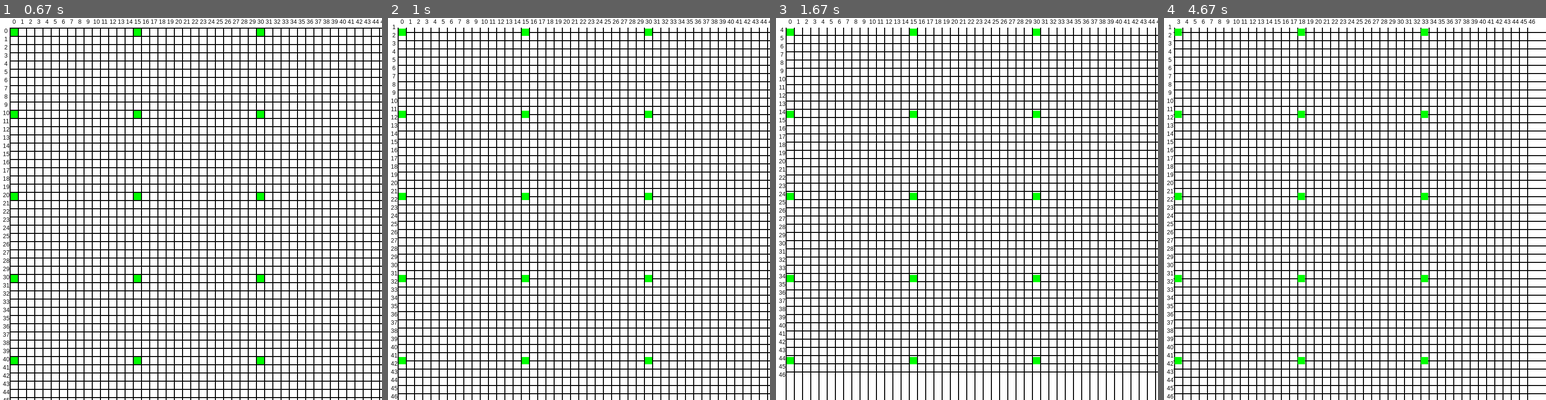
Above: before the commit, frames 1-4 (left to right).
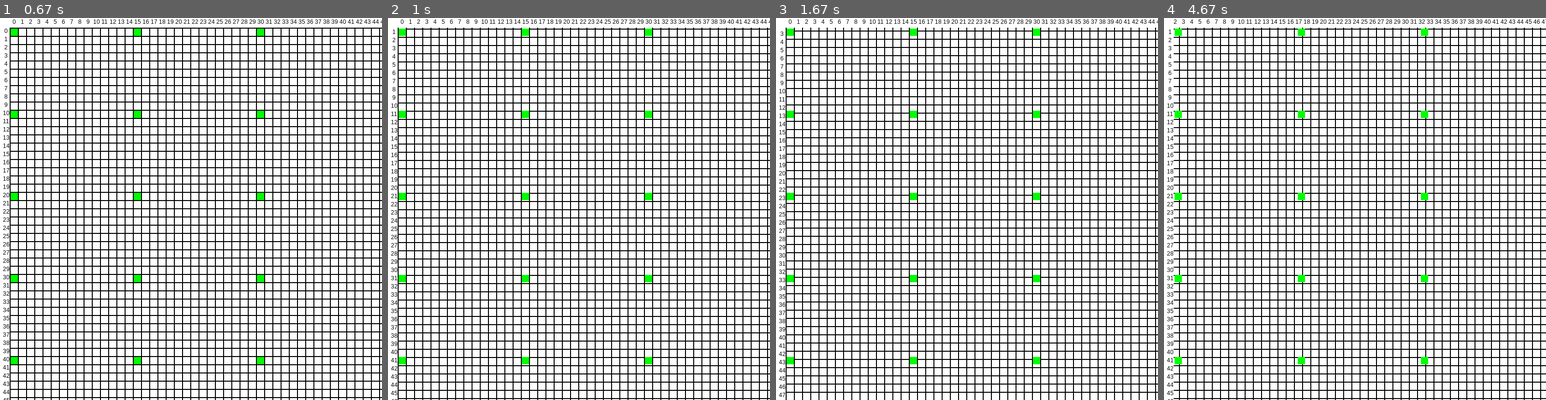
Above: after the commit, the same moments.

Repository: Archanciel/Learning_Pygame
Game: pygame game, started from draw_grid/main.py
The game is run twice, just before and just after one commit, with the same random seed, the same clock (stepped at 60 frames per second) and the same inputs.
Inputs (mouse positions are in pixels of both pictures, inside the frame that each line leads up to):
- Up to frame 1 (0.67 s): hold Right from 0.33 s (still down); move the mouse to (175, 224) at 0.37 s
- Up to frame 2 (1 s): release Right at 0.8 s; hold Up from 0.83 s (still down); move the mouse to (701, 197) at 0.87 s
- Up to frame 3 (1.67 s): release Up at 1.3 s
- Up to frame 4 (4.67 s): hold Left 1.83-2.37 s; hold Down 2.4-2.7 s; hold Left 2.73-3.13 s; hold Up 3.17-3.53 s; hold Right 3.57-4.2 s; hold Down 4.23-4.6 s; hold Left from 4.63 s (still down)

Frame 1 is identical in both runs. In frame 2, 20% of the frame differs, in the area x 0-100%, y 1-100%; in frame 3, 19%; in frame 4, 38%, in the area x 0-100%, y 0-100%.

Commit message:
vert and horz scroll ok

Diff:
--- a/draw_grid/grid.py
+++ b/draw_grid/grid.py
@@ -55,7 +55,10 @@
         else:
             gridCoordMargin = 0
 
-        for li in range(self.lineNb + 1): #+1 since the bottom most margin needs to be drawn !
+        maxDrawnedLineNumber = self.lineNb + 1
+        li = 0
+
+        while li < maxDrawnedLineNumber:
             liCoord = gridCoordMargin + self.gridOffsetY + li * (self.cellSize + GRID_LINE_WIDTH)
 
             if self.drawAxisLabel:
@@ -69,11 +72,18 @@
                 else:
                     self.surface.blit(text, (0, liCoord))
 
+            li += 1
+
             if liCoord < gridCoordMargin:
+                maxDrawnedLineNumber += 1
                 continue
             else:
                 pg.draw.line(self.surface, BLACK, (gridCoordMargin, liCoord), (self.surface.get_width(), liCoord), GRID_LINE_WIDTH)
-        for co in range(self.colNb + 1): #+1 since the right most margin needs to be drawn !
+
+        maxDrawnedColNumber = self.lineNb + 1
+        co = 0
+
+        while co < maxDrawnedColNumber:
             colCoord = gridCoordMargin + self.gridOffsetX + co * (self.cellSize + GRID_LINE_WIDTH)
 
             if self.drawAxisLabel:
@@ -87,8 +97,11 @@
                 else:
                     self.surface.blit(text, (colCoord, 1))
 
+            co += 1
+
             if colCoord < gridCoordMargin:
                 # we do not draw the column line if its x coordinate is < margin size
+                maxDrawnedColNumber += 1
                 continue
             else:
                 pg.draw.line(self.surface, BLACK, (colCoord, gridCoordMargin), (colCoord,self.surface.get_height()), GRID_LINE_WIDTH)
--- a/draw_grid/main.py
+++ b/draw_grid/main.py
@@ -87,10 +87,8 @@
         keys = pg.key.get_pressed()
 
         if keys[pg.K_UP]:
-#            self.grid.zoomIn()
             self.grid.moveUp(GRID_MOVE_INCREMENT)
         if keys[pg.K_DOWN]:
-#            self.grid.zoomOut()
             self.grid.moveDown(GRID_MOVE_INCREMENT)
         if keys[pg.K_LEFT]:
             self.grid.moveLeft(GRID_MOVE_INCREMENT)
--- a/draw_grid/settings.py
+++ b/draw_grid/settings.py
@@ -2,7 +2,7 @@
 TITLE = "Draw grid"
 WINDOWS_LOCATION = '100,20'
 GRID_SIZE = 791 # grid is always a square !
-FPS = 30
+FPS = 20
 
 # define colors
 WHITE = (255, 255, 255)
